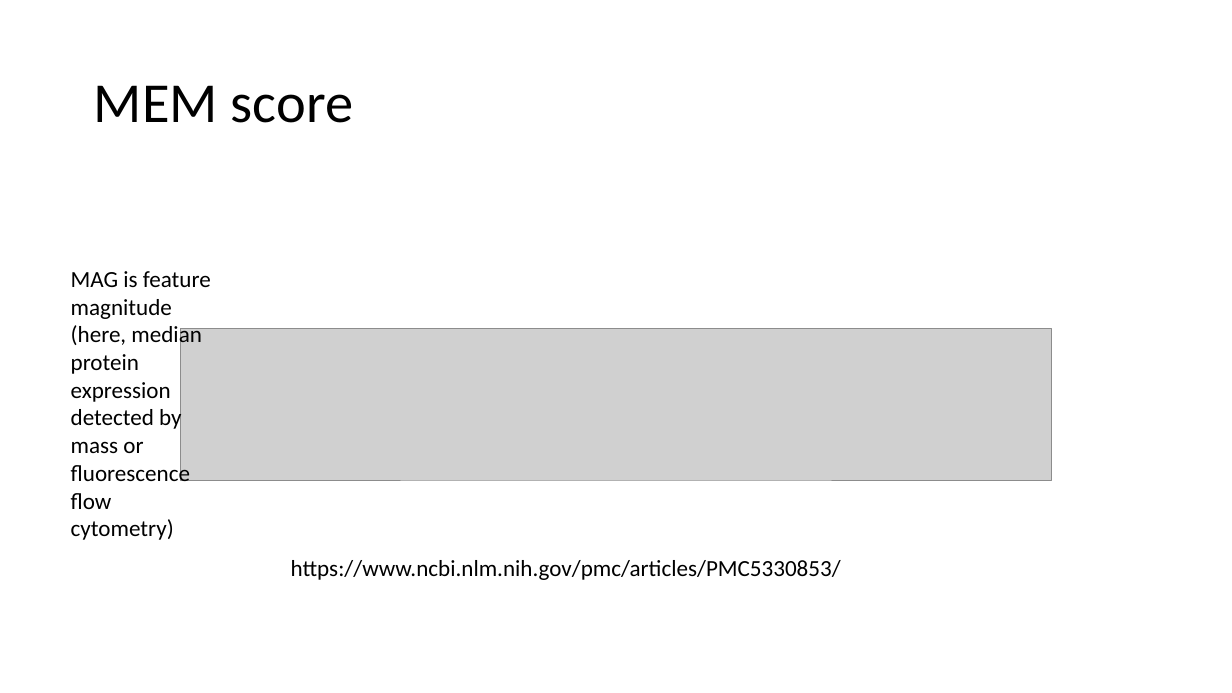
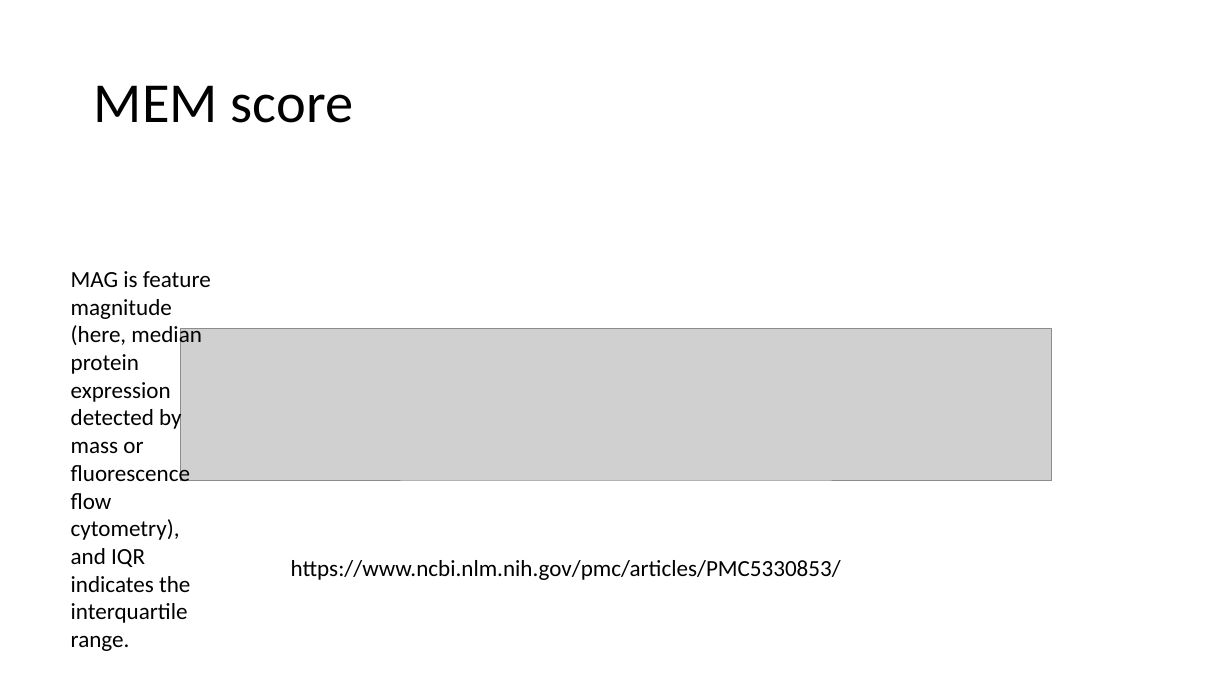
Before and after one commit to whilei/auto-fcs, a slide deck: slide 2 of explore/novel/metaReport/MEMNotes.pptx. Drawn at 1232x693 pixels with LibreOffice and Linux fonts; fonts in the diff are those of the drawing; grey boxes stand for pictures. Boxes give left, top, right and bottom in pixels: in the first picture for what was removed or moved away, otherwise in the second. Text is boxed around its words. In the diff, an @@ line names an element or a change of style, - is before the commit and + after.

```diff
--- a/explore/novel/metaReport/MEMNotes.pptx
+++ b/explore/novel/metaReport/MEMNotes.pptx
@@ text at (x1=71, y1=271, x2=211, y2=651): text changed @@
-MAG is feature magnitude (here, median protein expression detected by mass or fluorescence flow cytometry)
+MAG is feature magnitude (here, median protein expression detected by mass or fluorescence flow cytometry), and IQR indicates the interquartile range.
```
Also in this commit, not shown: 1 other file.
